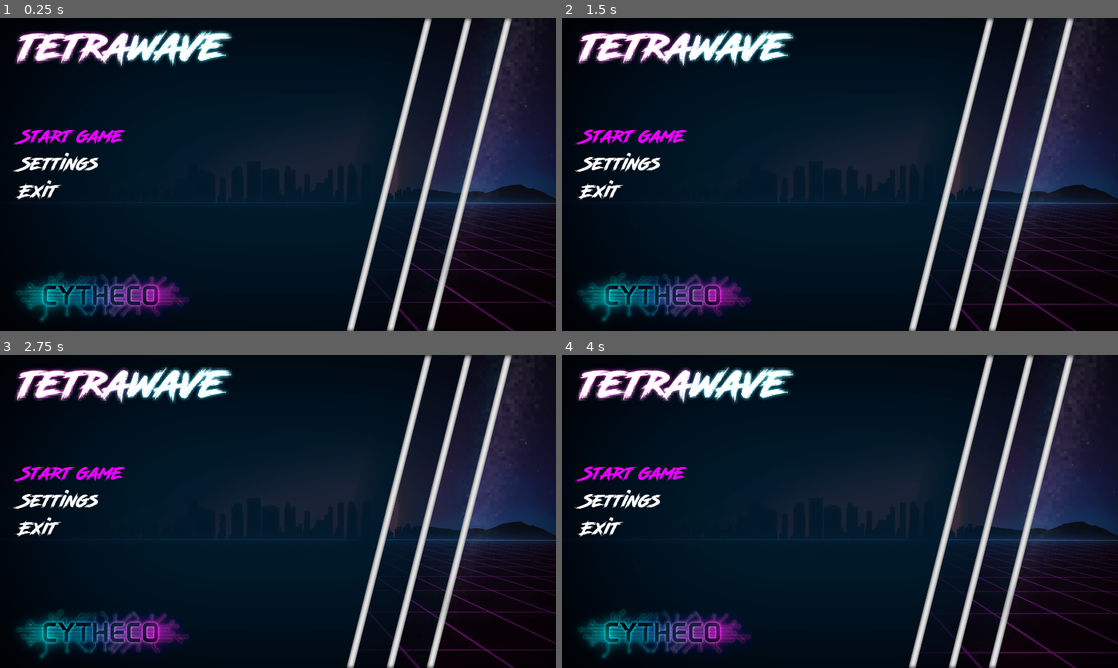
Above: before the commit, frames 1-4 (two rows, left to right).
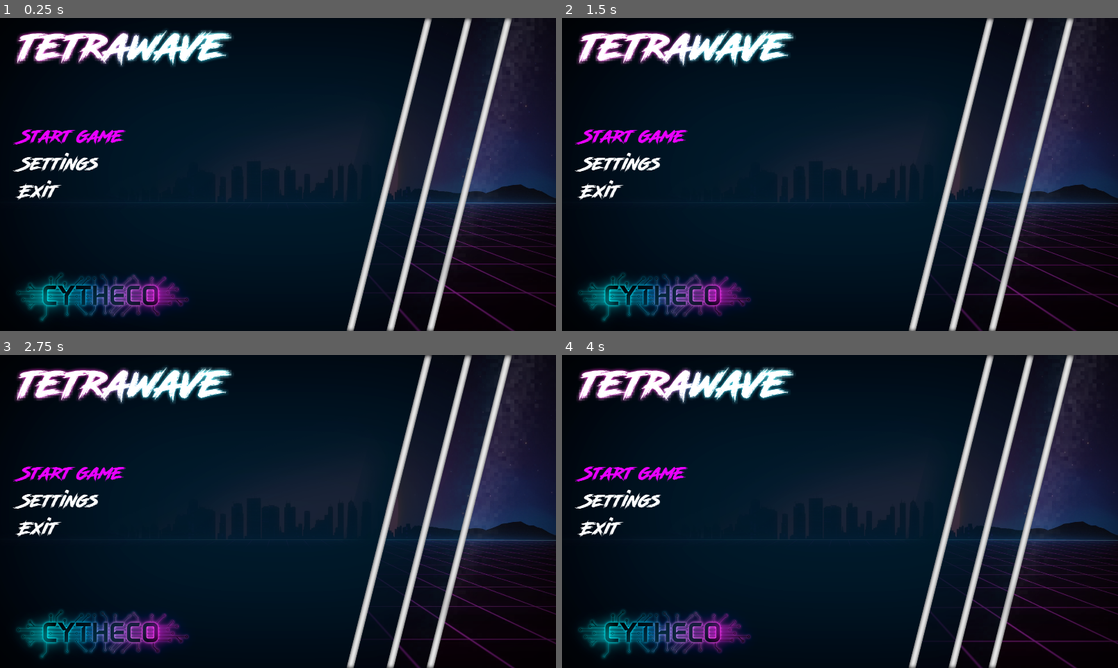
Above: after the commit, the same moments.

Repository: Cydeamon/BlockWave
Game: Godot game, scene res://Main.tscn
Two runs of this game, one before a commit and one after it. Both use one fixed random seed, a clock stepped at 60 frames per second and the inputs below. Sound files missing from this copy of the repository are replaced by a short silence.
Inputs:
- Up to frame 1 (0.25 s): no input
- Up to frame 2 (1.5 s): hold Right (move_right) 0.53-1.28 s; hold Left (move_left) from 1.28 s (still down)
- Up to frame 3 (2.75 s): release Left (move_left) at 2.03 s; hold Right (move_right) from 2.03 s (still down)
- Up to frame 4 (4 s): release Right (move_right) at 3.53 s; hold Left (move_left) from 3.53 s (still down)

The runs differ from the first frame. In frame 1, 0.4% of the frame differs, in the area x 72-100%, y 66-92%; in frame 2, 0.5%; in frame 3, 0.5%; in frame 4, 0.6%, in the area x 71-100%, y 67-96%.

Commit message:
GameFieldCells draw limit

Diff:
--- a/Main.tscn
+++ b/Main.tscn
@@ -50,7 +50,7 @@
 
 [node name="bg_animation" type="AnimatedSprite" parent="."]
 frames = SubResource( 1 )
-frame = 11
+frame = 2
 playing = true
 centered = false
 
@@ -65,6 +65,7 @@
 position = Vector2( 1259, 198 )
 number_of_rows = 4
 number_of_cells_in_row = 4
+limit_rows_draw = 2
 
 [node name="Next" type="Sprite" parent="Game/UI/Next"]
 position = Vector2( 1359, 244 )
@@ -98,6 +99,7 @@
 [node name="GameFieldCells" parent="Game/GameField" instance=ExtResource( 34 )]
 number_of_rows = 20
 number_of_cells_in_row = 10
+limit_rows_draw = 20
 
 [node name="step_timer" type="Timer" parent="Game"]
 wait_time = 0.5
--- a/src/GameFieldCells.gd
+++ b/src/GameFieldCells.gd
@@ -2,6 +2,7 @@
 
 export var number_of_rows: int
 export var number_of_cells_in_row: int
+export var limit_rows_draw: int
 
 var gamefield_map = []
 var res_cell = preload("res://assets/Cell.tscn")
@@ -35,6 +36,9 @@
 
 			gamefield_map_row.push_back(cell)
 
+			if i >= limit_rows_draw:
+				cell.visible = false
+
 		gamefield_map.push_back(gamefield_map_row)
 
 
--- a/src/Main.gd
+++ b/src/Main.gd
@@ -9,8 +9,8 @@
 var next_figure = []
 var current_figure = []
 var current_figure_position = {
-    x = 0,
-    y = 0
+	x = 0,
+	y = 0
 }
 
 ####################################################################################################
@@ -18,224 +18,224 @@
 ####################################################################################################
 
 func _ready():
-    init_menu()
-    pick_next_figure()
+	init_menu()
+	pick_next_figure()
 
 
 func start_game():
-    close_menu()
-    game_was_started = true
-    $MusicPlayer.stream = gameplay_music
-    $MusicPlayer.play()
-    $Game.visible = true
+	close_menu()
+	game_was_started = true
+	$MusicPlayer.stream = gameplay_music
+	$MusicPlayer.play()
+	$Game.visible = true
 
 
 func step():
-    if !is_figure_falling:
-        current_figure = next_figure
-        spawn_next_figure()
-        pick_next_figure()
-        is_figure_falling = true
-    else:
-        if !collision_check("down"):
-            fix_figure()
-        else:
-            move_current_figure("down")
+	if !is_figure_falling:
+		current_figure = next_figure
+		spawn_next_figure()
+		pick_next_figure()
+		is_figure_falling = true
+	else:
+		if !collision_check("down"):
+			fix_figure()
+		else:
+			move_current_figure("down")
 
 
 func spawn_next_figure():
-    current_figure_position.x = $Game/GameField/GameFieldCells.number_of_cells_in_row / 2 - 2
-    current_figure_position.y = 0
-
-    for i in current_figure.size():
-        for j in current_figure[i].size():
-            var cell = $Game/GameField/GameFieldCells.gamefield_map[i][current_figure_position.x + j]
-            cell.set_color_index(next_figure[i][j])
+	current_figure_position.x = $Game/GameField/GameFieldCells.number_of_cells_in_row / 2 - 2
+	current_figure_position.y = 0
+
+	for i in current_figure.size():
+		for j in current_figure[i].size():
+			var cell = $Game/GameField/GameFieldCells.gamefield_map[i][current_figure_position.x + j]
+			cell.set_color_index(next_figure[i][j])
 
 
 func pick_next_figure():
-    var figure_index = randi() % 6 + 1
-
-    # 1 - Red I     #FF0000
-    # 2 - Blue O    #0000FF
-    # 3 - Orange J  #FFAA00
-    # 4 - Purple L  #FF00FF
-    # 5 - Green S   #00FF00
-    # 6 - Brown T   #AA5600
-    # 7 - Cyan Z    #00FFFF
-
-    if figure_index == 1:
-        next_figure = [
-            [0, 0, 0, 0],
-            [1, 1, 1, 1],
-            [0, 0, 0, 0],
-            [0, 0, 0, 0],
-        ]
-    if figure_index == 2:
-        next_figure = [
-            [2, 2],
-            [2, 2],
-
-        ]
-
-    if figure_index == 3:
-        next_figure = [
-            [3, 3, 3],
-            [0, 0, 3],
-            [0, 0, 0],
-        ]
-
-    if figure_index == 4:
-        next_figure = [
-            [4, 4, 4],
-            [4, 0, 0],
-            [0, 0, 0],
-        ]
-
-    if figure_index == 5:
-        next_figure = [
-            [0, 5, 5],
-            [5, 5, 0],
-            [0, 0, 0],
-        ]
-
-    if figure_index == 6:
-        next_figure = [
-            [6, 6, 6],
-            [0, 6, 0],
-            [0, 0, 0],
-        ]
-
-    if figure_index == 7:
-        next_figure = [
-            [7, 7, 0],
-            [0, 7, 7],
-            [0, 0, 0],
-        ]
-
-    $Game/UI/Next/next_figure.clear_field()
-
-    for i in next_figure.size():
-        for j in next_figure[i].size():
-            $Game/UI/Next/next_figure.gamefield_map[i][j].set_color_index(next_figure[i][j])
+	var figure_index = randi() % 6 + 1
+
+	# 1 - Red I     #FF0000
+	# 2 - Blue O    #0000FF
+	# 3 - Orange J  #FFAA00
+	# 4 - Purple L  #FF00FF
+	# 5 - Green S   #00FF00
+	# 6 - Brown T   #AA5600
+	# 7 - Cyan Z    #00FFFF
+
+	if figure_index == 1:
+		next_figure = [
+			[0, 0, 0, 0],
+			[1, 1, 1, 1],
+			[0, 0, 0, 0],
+			[0, 0, 0, 0],
+		]
+	if figure_index == 2:
+		next_figure = [
+			[2, 2],
+			[2, 2],
+
+		]
+
+	if figure_index == 3:
+		next_figure = [
+			[3, 3, 3],
+			[0, 0, 3],
+			[0, 0, 0],
+		]
+
+	if figure_index == 4:
+		next_figure = [
+			[4, 4, 4],
+			[4, 0, 0],
+			[0, 0, 0],
+		]
+
+	if figure_index == 5:
+		next_figure = [
+			[0, 5, 5],
+			[5, 5, 0],
+			[0, 0, 0],
+		]
+
+	if figure_index == 6:
+		next_figure = [
+			[6, 6, 6],
+			[0, 6, 0],
+			[0, 0, 0],
+		]
+
+	if figure_index == 7:
+		next_figure = [
+			[7, 7, 0],
+			[0, 7, 7],
+			[0, 0, 0],
+		]
+
+	$Game/UI/Next/next_figure.clear_field()
+
+	for i in next_figure.size():
+		for j in next_figure[i].size():
+			$Game/UI/Next/next_figure.gamefield_map[i][j].set_color_index(next_figure[i][j])
 
 
 func move_current_figure(direction):
-    clear_current_figure_position();
-
-    if direction == "down":
-        current_figure_position.y += 1
-    if direction == "left":
-        current_figure_position.x -= 1
-    if direction == "right":
-        current_figure_position.x += 1
-
-    draw_current_figure()
+	clear_current_figure_position();
+
+	if direction == "down":
+		current_figure_position.y += 1
+	if direction == "left":
+		current_figure_position.x -= 1
+	if direction == "right":
+		current_figure_position.x += 1
+
+	draw_current_figure()
 
 
 func clear_current_figure_position():
-    var gamefield = $Game/GameField/GameFieldCells
-
-    for i in current_figure.size():
-        for j in current_figure[i].size():
-            var cur_y = current_figure_position.y + i
-            var cur_x = current_figure_position.x + j
-            var cell = gamefield.get_node("cell_" + str(cur_y) + "_" + str(cur_x))
-
-            if cell && current_figure[i][j] != 0:
-                cell.set_color_index(0)
+	var gamefield = $Game/GameField/GameFieldCells
+
+	for i in current_figure.size():
+		for j in current_figure[i].size():
+			var cur_y = current_figure_position.y + i
+			var cur_x = current_figure_position.x + j
+			var cell = gamefield.get_node("cell_" + str(cur_y) + "_" + str(cur_x))
+
+			if cell && current_figure[i][j] != 0:
+				cell.set_color_index(0)
 
 
 func draw_current_figure():
-    var gamefield = $Game/GameField/GameFieldCells
-
-    for i in current_figure.size():
-        for j in current_figure[i].size():
-            var cur_y = current_figure_position.y + i
-            var cur_x = current_figure_position.x + j
-            var color = current_figure[i][j]
-
-            if color != 0:
-                gamefield.get_node("cell_" + str(cur_y) + "_" + str(cur_x)).set_color_index(color)
+	var gamefield = $Game/GameField/GameFieldCells
+
+	for i in current_figure.size():
+		for j in current_figure[i].size():
+			var cur_y = current_figure_position.y + i
+			var cur_x = current_figure_position.x + j
+			var color = current_figure[i][j]
+
+			if color != 0:
+				gamefield.get_node("cell_" + str(cur_y) + "_" + str(cur_x)).set_color_index(color)
 
 
 func collision_check(direction):
-    var gamefield = $Game/GameField/GameFieldCells
-    var result = true
-
-    clear_current_figure_position()
-
-    for i in current_figure.size():
-        for j in current_figure[i].size():
-            if current_figure[i][j] != 0:
-                var next_x = current_figure_position.x + j
-                var next_y = current_figure_position.y + i
-
-                if direction == "down":
-                    next_y += 1
-                if direction == "left":
-                    next_x -= 1
-                if direction == "right":
-                    next_x += 1
-
-                var next_cell = gamefield.get_node("cell_" + str(next_y) + "_" + str(next_x))
-
-                if !next_cell || next_cell.cell_color_index != 0:
-                    result = false
-
-        if result == false:
-            break
-
-    draw_current_figure()
-    return result
+	var gamefield = $Game/GameField/GameFieldCells
+	var result = true
+
+	clear_current_figure_position()
+
+	for i in current_figure.size():
+		for j in current_figure[i].size():
+			if current_figure[i][j] != 0:
+				var next_x = current_figure_position.x + j
+				var next_y = current_figure_position.y + i
+
+				if direction == "down":
+					next_y += 1
+				if direction == "left":
+					next_x -= 1
+				if direction == "right":
+					next_x += 1
+
+				var next_cell = gamefield.get_node("cell_" + str(next_y) + "_" + str(next_x))
+
+				if !next_cell || next_cell.cell_color_index != 0:
+					result = false
+
+		if result == false:
+			break
+
+	draw_current_figure()
+	return result
 
 
 func fix_figure():
-    is_figure_falling = false
-    current_figure_position = {x = 0, y = 0}
-    current_figure = []
+	is_figure_falling = false
+	current_figure_position = {x = 0, y = 0}
+	current_figure = []
 
 
 func _on_MusicPlayer_finished():
-    $MusicPlayer.play(0)
+	$MusicPlayer.play(0)
 
 func rotate_current_figure_left():
-    clear_current_figure_position()
-    var n = current_figure.size();
-
-    for i in (n / 2):
-        var j = i
-
-        while j < n - i - 1:
-            var tmp            			 = current_figure[i][j];
-            current_figure[i][j]         = current_figure[j][n-i-1];
-            current_figure[j][n-i-1]     = current_figure[n-i-1][n-j-1];
-            current_figure[n-i-1][n-j-1] = current_figure[n-j-1][i];
-            current_figure[n-j-1][i]     = tmp;
-
-            j += 1
-
-    draw_current_figure()
+	clear_current_figure_position()
+	var n = current_figure.size();
+
+	for i in (n / 2):
+		var j = i
+
+		while j < n - i - 1:
+			var tmp            			 = current_figure[i][j];
+			current_figure[i][j]         = current_figure[j][n-i-1];
+			current_figure[j][n-i-1]     = current_figure[n-i-1][n-j-1];
+			current_figure[n-i-1][n-j-1] = current_figure[n-j-1][i];
+			current_figure[n-j-1][i]     = tmp;
+
+			j += 1
+
+	draw_current_figure()
 
 
 func rotate_current_figure_right():
-    clear_current_figure_position()
-    var n = current_figure.size();
-
-    for k in 3:
-        for i in (n / 2):
-            var j = i
-
-            while j < n - i - 1:
-                var tmp            			 = current_figure[i][j];
-                current_figure[i][j]         = current_figure[j][n-i-1];
-                current_figure[j][n-i-1]     = current_figure[n-i-1][n-j-1];
-                current_figure[n-i-1][n-j-1] = current_figure[n-j-1][i];
-                current_figure[n-j-1][i]     = tmp;
-
-                j += 1
-
-    draw_current_figure()
+	clear_current_figure_position()
+	var n = current_figure.size();
+
+	for k in 3:
+		for i in (n / 2):
+			var j = i
+
+			while j < n - i - 1:
+				var tmp            			 = current_figure[i][j];
+				current_figure[i][j]         = current_figure[j][n-i-1];
+				current_figure[j][n-i-1]     = current_figure[n-i-1][n-j-1];
+				current_figure[n-i-1][n-j-1] = current_figure[n-j-1][i];
+				current_figure[n-j-1][i]     = tmp;
+
+				j += 1
+
+	draw_current_figure()
 
 
 ####################################################################################################
@@ -243,34 +243,34 @@
 ####################################################################################################
 
 func _unhandled_input(event):
-    if menu_mode && event.is_action_pressed("ui_cancel") && game_was_started:
-        close_menu()
-        $MusicPlayer.stream = gameplay_music
-        $MusicPlayer.play()
-    elif !menu_mode && event.is_action_pressed("ui_cancel"):
-        init_menu()
-    if game_was_started && is_figure_falling:
-        if event.is_action_pressed("rotate_left"):
-            rotate_current_figure_left()
-        if event.is_action_pressed("rotate_right"):
-            rotate_current_figure_right()
-
-    process_repeatable_actions()
+	if menu_mode && event.is_action_pressed("ui_cancel") && game_was_started:
+		close_menu()
+		$MusicPlayer.stream = gameplay_music
+		$MusicPlayer.play()
+	elif !menu_mode && event.is_action_pressed("ui_cancel"):
+		init_menu()
+	if game_was_started && is_figure_falling:
+		if event.is_action_pressed("rotate_left"):
+			rotate_current_figure_left()
+		if event.is_action_pressed("rotate_right"):
+			rotate_current_figure_right()
+
+	process_repeatable_actions()
 
 
 func _on_input_timer_timeout():
-    process_repeatable_actions()
+	process_repeatable_actions()
 
 func process_repeatable_actions():
-    if game_was_started && is_figure_falling:
-        $input_timer.start()
-
-        if Input.is_action_pressed("move_left"):
-            if collision_check("left"):
-                move_current_figure("left")
-        elif Input.is_action_pressed("move_right"):
-            if collision_check("right"):
-                move_current_figure("right")
+	if game_was_started && is_figure_falling:
+		$input_timer.start()
+
+		if Input.is_action_pressed("move_left"):
+			if collision_check("left"):
+				move_current_figure("left")
+		elif Input.is_action_pressed("move_right"):
+			if collision_check("right"):
+				move_current_figure("right")
 
 
 
@@ -280,29 +280,29 @@
 
 
 func _on_menu_options_item_activated(index:int):
-    print("Selected: " + $Menu/menu_options.get_item_text(index))
-    var itemText = $Menu/menu_options.get_item_text(index)
-
-    if itemText == "Start game":
-        start_game()
-    elif itemText == "Settings":
-        pass
-    elif itemText == "Exit":
-        get_tree().quit()
+	print("Selected: " + $Menu/menu_options.get_item_text(index))
+	var itemText = $Menu/menu_options.get_item_text(index)
+
+	if itemText == "Start game":
+		start_game()
+	elif itemText == "Settings":
+		pass
+	elif itemText == "Exit":
+		get_tree().quit()
 
 
 func init_menu():
-    menu_mode = true
-    $Menu.visible = true
-    $MusicPlayer.stream = menu_music
-    $MusicPlayer.play()
-    $Menu/menu_options.select(0)
-    $Menu/menu_options.grab_focus()
-    $Game.visible = false
-    $Game/step_timer.stop()
+	menu_mode = true
+	$Menu.visible = true
+	$MusicPlayer.stream = menu_music
+	$MusicPlayer.play()
+	$Menu/menu_options.select(0)
+	$Menu/menu_options.grab_focus()
+	$Game.visible = false
+	$Game/step_timer.stop()
 
 
 func close_menu():
-    $Menu.visible = false
-    menu_mode = false
-    $Game/step_timer.start()
+	$Menu.visible = false
+	menu_mode = false
+	$Game/step_timer.start()
